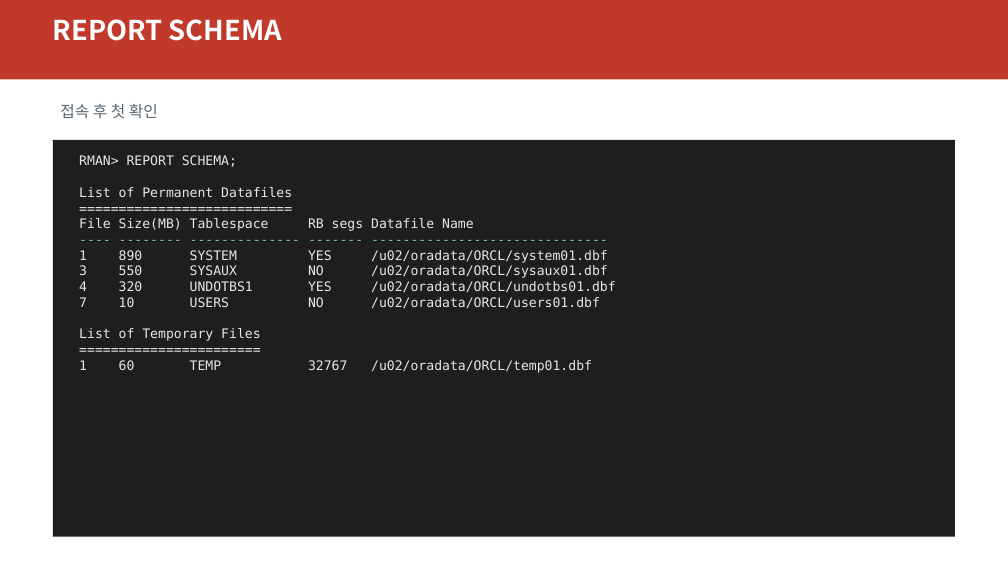
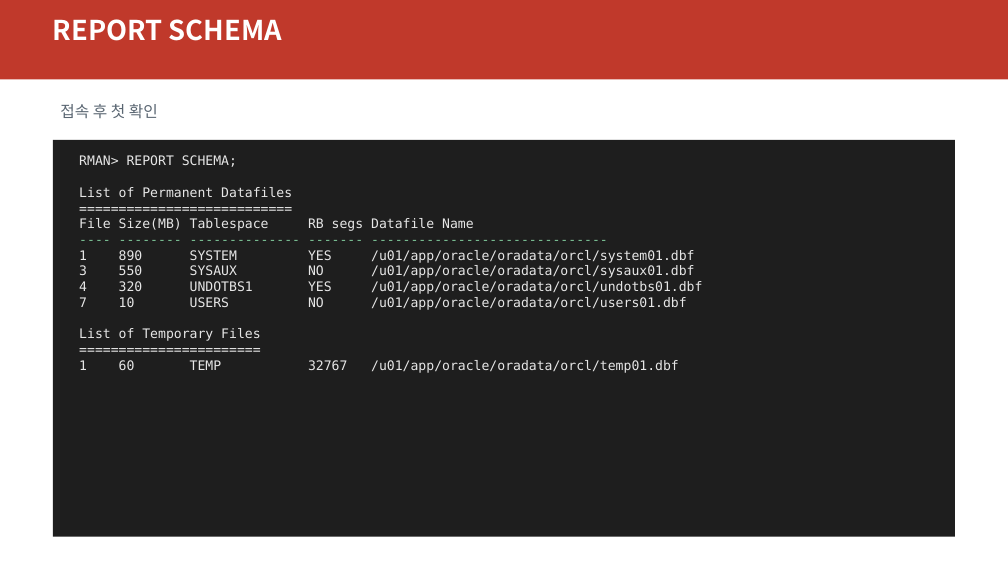
Before and after one commit to elpisk/OracleManual, a slide deck: slide 9 of BACKUP&RECOVERY/13장/13장_RMAN_개요와_Recovery_Catalog.pptx. Drawn at 1008x567 pixels with LibreOffice and Linux fonts; fonts in the diff are those of the drawing. Boxes give left, top, right and bottom in pixels: in the first picture for what was removed or moved away, otherwise in the second. Text is boxed around its words. In the diff, an @@ line names an element or a change of style, - is before the commit and + after.

```diff
--- a/BACKUP&RECOVERY/13장/13장_RMAN_개요와_Recovery_Catalog.pptx
+++ b/BACKUP&RECOVERY/13장/13장_RMAN_개요와_Recovery_Catalog.pptx
@@ text at (x1=79, y1=250, x2=702, y2=310): text changed @@
-1 890 SYSTEM YES /u02/oradata/ORCL/system01.dbf
-3 550 SYSAUX NO /u02/oradata/ORCL/sysaux01.dbf
-4 320 UNDOTBS1 YES /u02/oradata/ORCL/undotbs01.dbf
-7 10 USERS NO /u02/oradata/ORCL/users01.dbf
+1 890 SYSTEM YES /u01/app/oracle/oradata/orcl/system01.dbf
+3 550 SYSAUX NO /u01/app/oracle/oradata/orcl/sysaux01.dbf
+4 320 UNDOTBS1 YES /u01/app/oracle/oradata/orcl/undotbs01.dbf
+7 10 USERS NO /u01/app/oracle/oradata/orcl/users01.dbf
@@ text at (x1=79, y1=360, x2=679, y2=373): text changed @@
-1 60 TEMP 32767 /u02/oradata/ORCL/temp01.dbf
+1 60 TEMP 32767 /u01/app/oracle/oradata/orcl/temp01.dbf
```
Also in this commit, not shown: 2 other slides changed, 55 other files.
